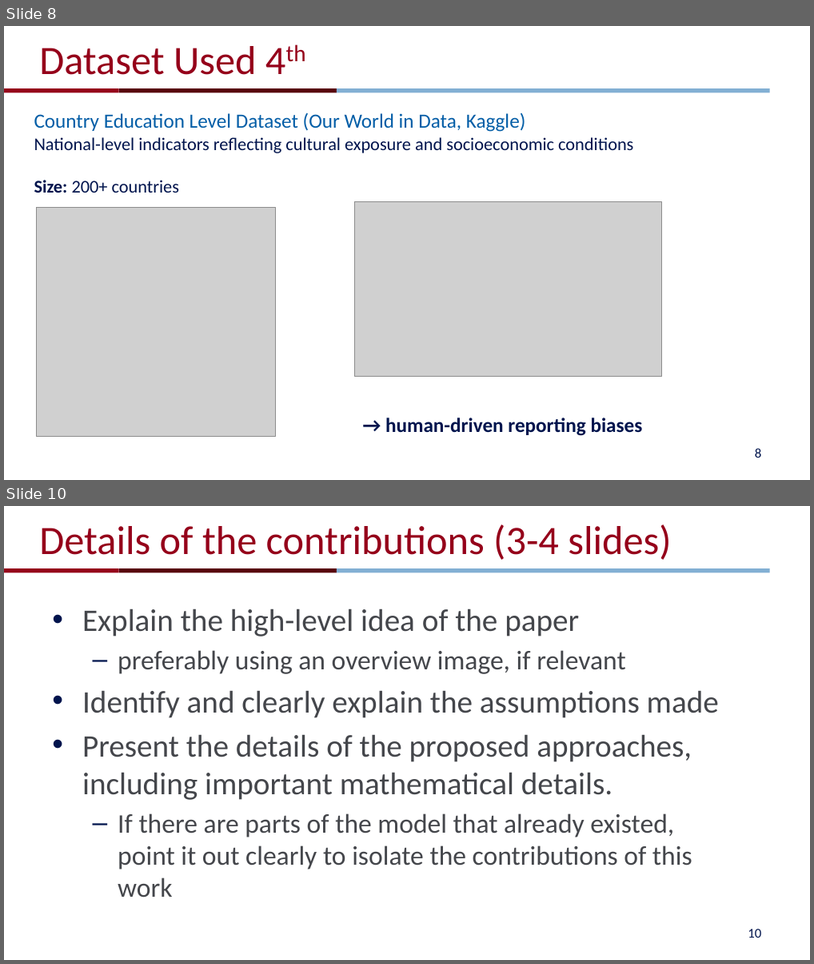
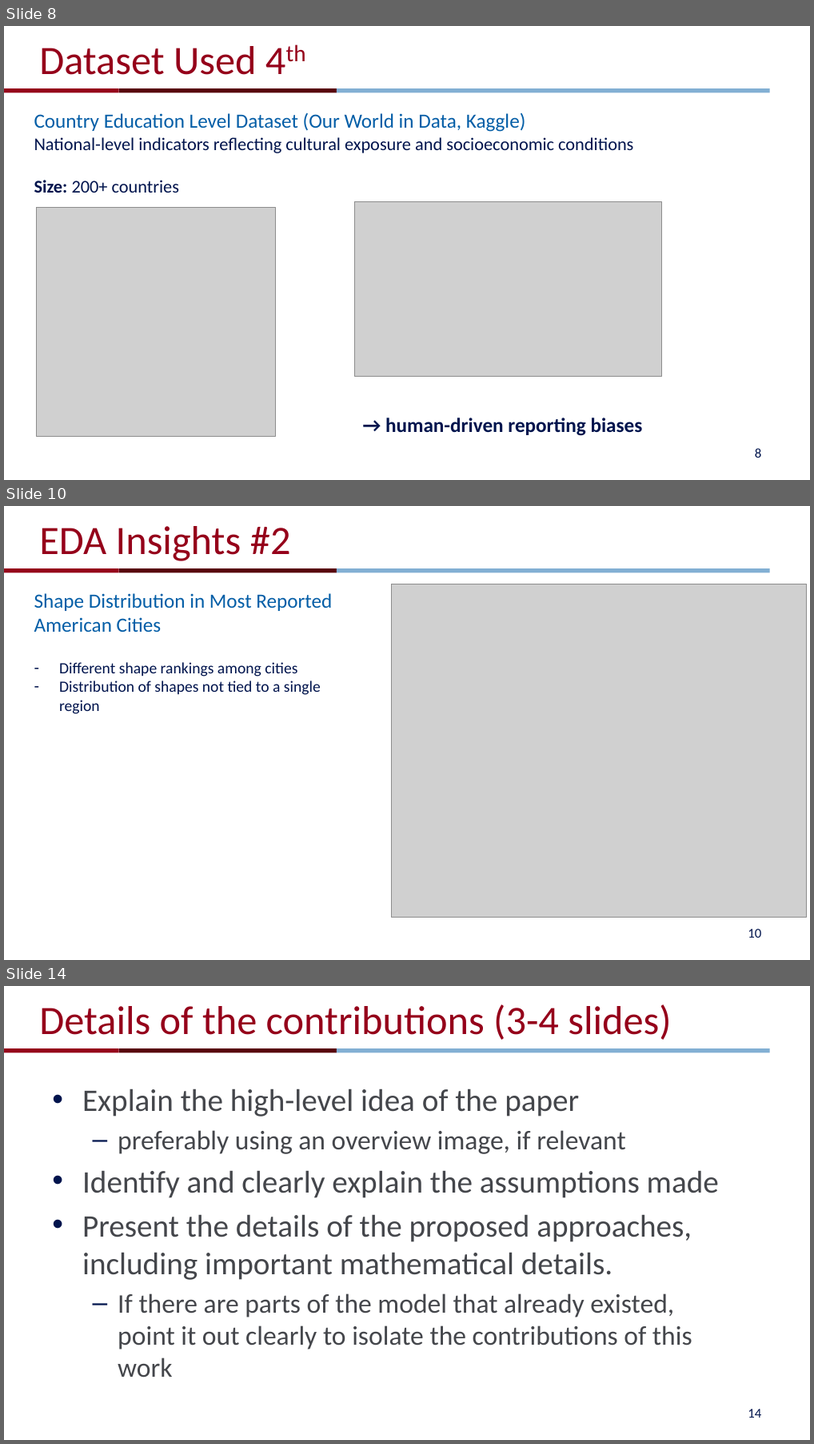
Before and after one commit to jingyig16/ufo-sightings, a slide deck: pre.pptx. Shown one above the other, each under a label of ours: slides 8 and 10 before the commit, slides 8, 10 and 14 after it; the slides between them are not shown. The pictures are 814x964 and 814x1444 pixels, drawn with LibreOffice and Linux fonts; fonts in the diff are those of the drawing; grey boxes stand for pictures; background and template pictures are left out. Boxes give left, top, right and bottom in pixels: in the first picture for what was removed or moved away, otherwise in the second. Text is boxed around its words. In the diff, an @@ line names an element or a change of style, - is before the commit and + after.

```diff
--- a/pre.pptx
+++ b/pre.pptx
@@ slide 10 added at [4, 506, 810, 960], background #FFFFFF; not listed: 3 template elements that a slide beside it also shows @@
@@ title added at [39, 526, 291, 561], 36 pt, text #95001A @@
+EDA Insights #2
@@ text added at [34, 593, 332, 714], 14 pt, text #00144D @@
+Shape Distribution in Most Reported American Cities
+– Different shape rankings among cities
+– Distribution of shapes not tied to a single region
@@ picture added at [392, 584, 807, 917] @@
@@ page number added at [748, 928, 762, 937], 12 pt, text #00144D @@
+10
@@ what was slide 10 is now slide 14 @@
@@ page number at [748, 1408, 762, 1417]: text changed @@
-10
+14
```
Also in this commit, not shown: 1 slide changed, 4 other slides added, 1 slide removed.
